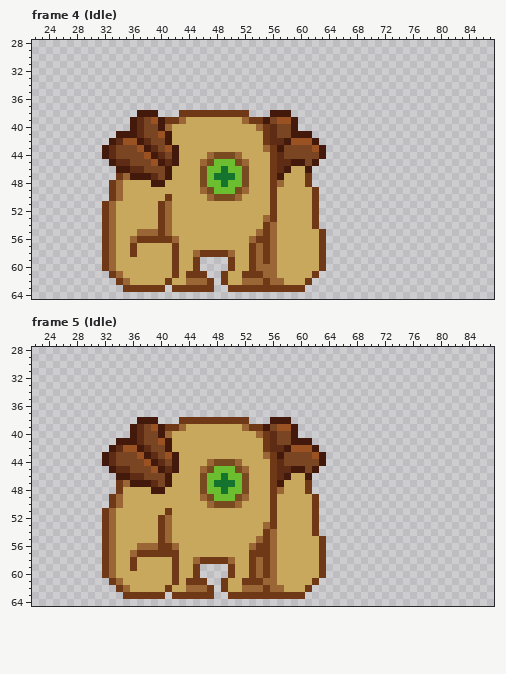
Pixel-art file -- Robot Game/Assets/Art/Animations/Golem Animations/Clay Golem/Clay_Golem_Animations.aseprite. Above, as it was before the edit.
96x96 pixels, 112 frames. Shown: frame 4 (Idle): x 22..87, y 28..64; frame 5 (Idle): x 22..87, y 28..64. The commit also changed other frames, which this record leaves out.
The result:
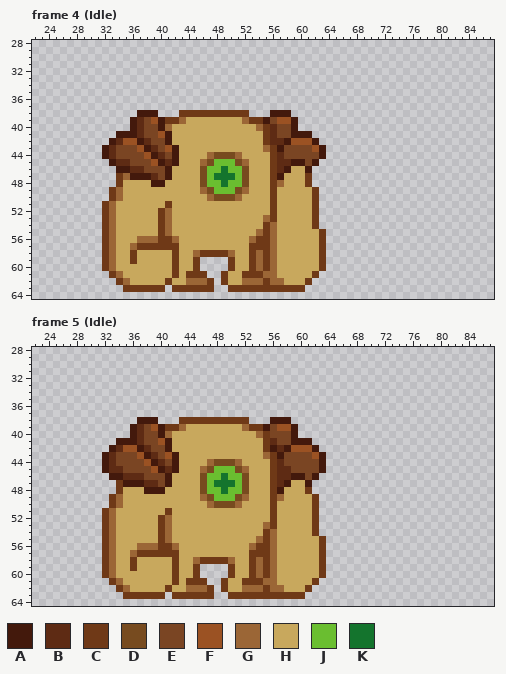
Palette (. is transparent): A #43190c  B #5e2b14  C #6f3917  D #774b1f  E #7a4523  F #9b5223  G #9b6636  H #c8a85d  J #6abe30  K #14742d
Change:
Changed rows in their new state; - is an unchanged pixel.
Frame 4 (Idle), layers "front", "back":
first column x 33:
48 .C-------
50 --------H
51 -------HC
first column x 36:
55 -HHH----------------
56 HGGG----------------
57 GCCCCC------------C-
59 C-------------------
60 -------------------C
Frame 5 (Idle), layers "front", "back":
first column x 32:
40 ------------------------E-------
42 ------------------------A-------
45 AB-E-----------------------EE-EA
46 -A-B----------------------BAAEA-
47 ---A--B------------------BA--A--
48 ------A------------------A------
49 -------------------------G------
Pixel boxes of the changes (left, top, right, bottom) in both pictures:
changed: (109, 180, 123, 187)
changed: (158, 194, 172, 208)
changed: (130, 229, 172, 264)
changed: (256, 243, 270, 271)
changed: (270, 431, 326, 501)
changed: (102, 466, 151, 494)
